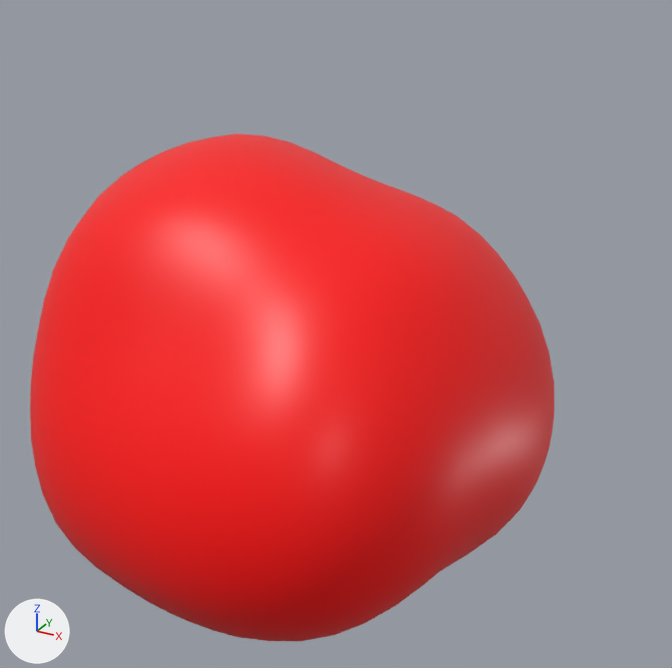
Two versions of the COLLADA model data/SynapticVesicle/geoms/vesicle_a.dae, one commit apart.
Rendered twice from a 50 mm lens placed at (3.62, -5.88, 3.48), pointed at (-0.03, 0.76, 0.16). Arrows for +X, +Y and +Z are at lower left; the lights stay in place.

In view in the first picture: 'vesicle_a'.
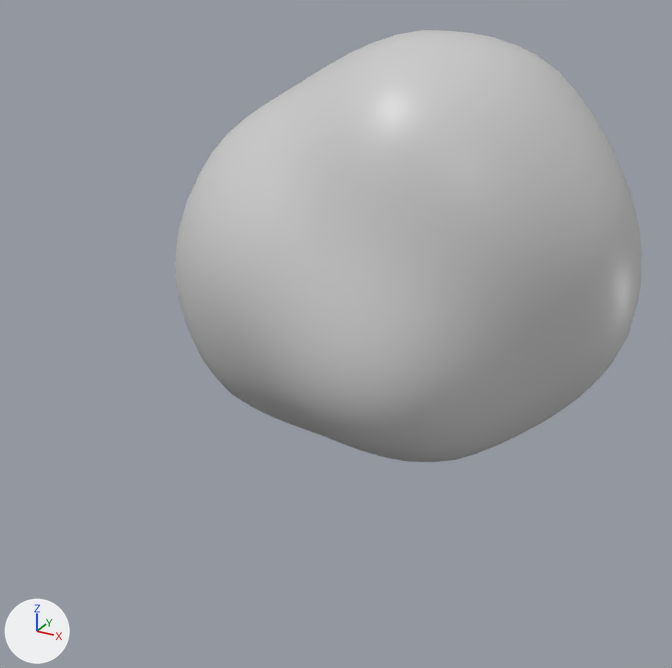
Location of each change, (x1, y1, x2, y2) in pixels of the pictures (672 x 668 px):
```json
{"object": "vesicle_a", "change": "recoloured, moved, turned", "before": [30, 134, 554, 641], "after": [175, 30, 642, 462]}
```

The change, as JSON lines over the scene's bpy script:
```json
{"op": "add", "block": "mat_mat", "code": ["mat_mat = principled_material('Mat')", "mat_mat.base_color = (0.604, 0.604, 0.604)  # light grey #cccccc", "mat_mat.roughness = 0.42"]}
{"block": "me_vesicle_a", "where": "me_vesicle_a.from_pydata(...)  # 1002 vertices, 2000 faces; spans x -2.28..2.07, y -2.09..1.91, z -1.87..1.95"}
{"op": "remove", "block": "me_vesicle_a", "code": "me_vesicle_a.materials.append(mat_mat_vesicle_mesh_mesh)  # red #ff0000"}
{"op": "add", "block": "me_vesicle_a", "code": "me_vesicle_a.materials.append(mat_mat)  # light grey #cccccc"}
{"op": "set", "path": "ob_vesicle_a.location", "old": "(0.0, 0.0, 0.0)", "new": "(0.0, 1.82, 0.61)"}
{"op": "set", "path": "ob_vesicle_a.rotation_euler", "old": "(0.0, 0.0, 0.0)", "new": "(-0.0235, 0.235, -3.052)", "note": "degrees (0, 0, 0) -> degrees (-1.3, 13, -175)"}
```
